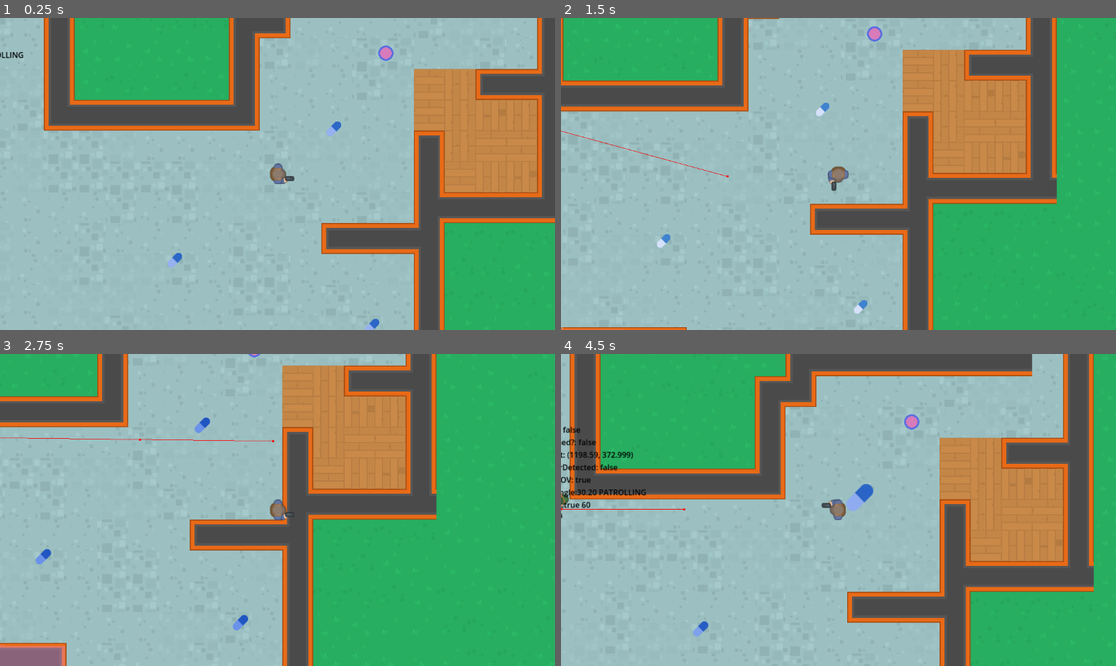
Above: before the commit, frames 1-4 (two rows, left to right).
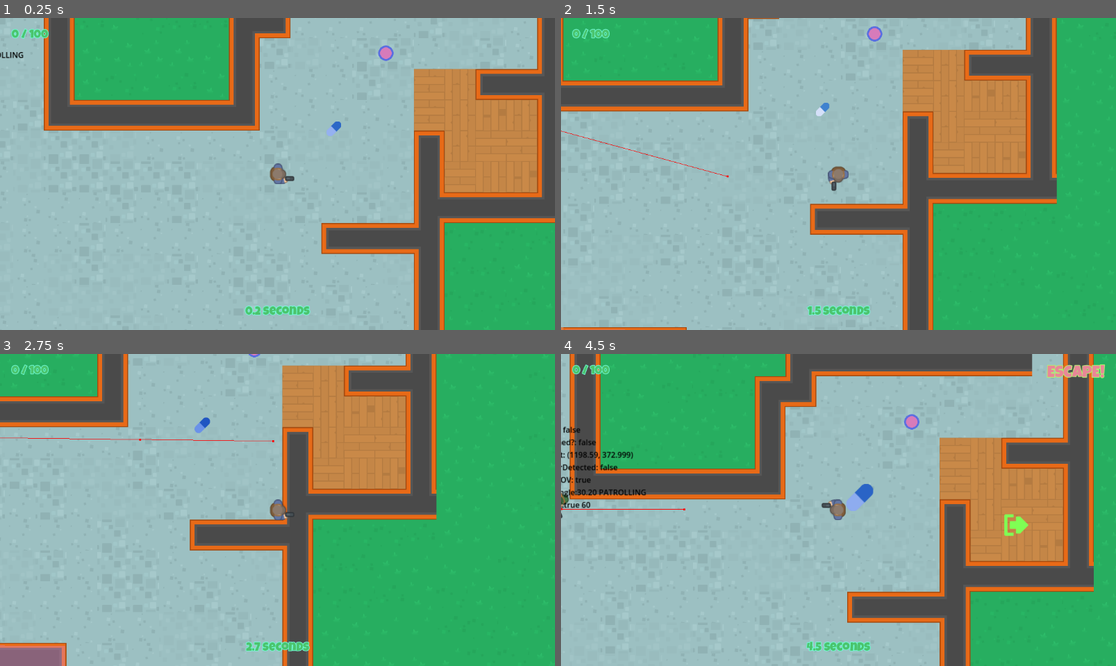
Above: after the commit, the same moments.

Repository: Esque123/Do-Not-Mind-Me
Game: Godot game, scene res://Scenes/level_map/level_map.tscn
Two runs of this game, one before a commit and one after it. Both use one fixed random seed, a clock stepped at 60 frames per second and the inputs below. Sound files missing from this copy of the repository are replaced by a short silence.
Inputs (mouse positions are in pixels of both pictures, inside the frame that each line leads up to):
- Up to frame 1 (0.25 s): no input
- Up to frame 2 (1.5 s): tap Enter at 0.5 s; move the mouse to (960, 158) at 0.52 s; hold Right (right) 0.53-1.28 s; click (960, 158) at 0.6 s; move the mouse to (727, 189) at 1.27 s; hold Down (down) from 1.28 s (still down); click (727, 189) at 1.35 s
- Up to frame 3 (2.75 s): move the mouse to (333, 441) at 2.02 s; release Down (down) at 2.03 s; hold Right (right) from 2.03 s (still down); click (333, 441) at 2.1 s
- Up to frame 4 (4.5 s): move the mouse to (810, 572) at 2.77 s; release Right (right) at 2.78 s; hold Up (up) 2.78-3.53 s; click (810, 572) at 2.85 s; move the mouse to (1005, 556) at 3.52 s; hold Left (left) from 3.53 s (still down); click (1005, 556) at 3.6 s; move the mouse to (672, 463) at 4.27 s; click (672, 463) at 4.35 s

The runs differ from the first frame. In frame 1, 0.6% of the frame differs, in the area x 2-69%, y 3-100%; in frame 2, 0.5%; in frame 3, 0.6%; in frame 4, 1.1%, in the area x 2-98%, y 3-96%.

Commit message:
Game UI

Diff:
--- /dev/null
+++ b/Scenes/game_ui/game_ui.gd
@@ -0,0 +1,31 @@
+extends Control
+
+@onready var score_label = $MC/ScoreLabel
+@onready var exit_label = $MC/ExitLabel
+@onready var time_label = $MC/TimeLabel
+@onready var color_rect = $ColorRect
+@onready var game_over_label = $ColorRect/GameOverLabel
+
+
+var _time: float = 0.0
+
+# Called when the node enters the scene tree for the first time.
+func _ready():
+	SignalManager.on_show_exit.connect(on_show_exit)
+	SignalManager.on_exit.connect(on_exit)
+
+
+# Called every frame. 'delta' is the elapsed time since the previous frame.
+func _process(delta):
+	_time += delta
+	time_label.text = "%.1f seconds" % _time
+
+
+func on_show_exit() -> void:
+	exit_label.show()
+
+
+func on_exit() -> void:
+	set_process(false)
+	color_rect.show()
+	game_over_label.text = "Mission Complete! \n You took %.1f seconds" % _time
--- /dev/null
+++ b/Scenes/game_ui/game_ui.tscn
@@ -0,0 +1,75 @@
+[gd_scene load_steps=4 format=3 uid="uid://yfjddjcnjqld"]
+
+[ext_resource type="LabelSettings" uid="uid://lpq5jrmct51i" path="res://assets/lg_green_24.tres" id="1_hl2v0"]
+[ext_resource type="Script" path="res://Scenes/game_ui/game_ui.gd" id="1_os7wk"]
+[ext_resource type="LabelSettings" uid="uid://dhrvfsgl18cyw" path="res://assets/lg_red_34.tres" id="2_wbh7q"]
+
+[node name="GameUI" type="Control"]
+layout_mode = 3
+anchors_preset = 15
+anchor_right = 1.0
+anchor_bottom = 1.0
+grow_horizontal = 2
+grow_vertical = 2
+script = ExtResource("1_os7wk")
+
+[node name="MC" type="MarginContainer" parent="."]
+layout_mode = 1
+anchors_preset = 15
+anchor_right = 1.0
+anchor_bottom = 1.0
+grow_horizontal = 2
+grow_vertical = 2
+theme_override_constants/margin_left = 24
+theme_override_constants/margin_top = 24
+theme_override_constants/margin_right = 24
+theme_override_constants/margin_bottom = 24
+
+[node name="ScoreLabel" type="Label" parent="MC"]
+layout_mode = 2
+size_flags_horizontal = 0
+size_flags_vertical = 0
+text = "0 / 100"
+label_settings = ExtResource("1_hl2v0")
+
+[node name="ExitLabel" type="Label" parent="MC"]
+visible = false
+layout_mode = 2
+size_flags_horizontal = 8
+size_flags_vertical = 0
+text = "ESCAPE!"
+label_settings = ExtResource("2_wbh7q")
+
+[node name="TimeLabel" type="Label" parent="MC"]
+layout_mode = 2
+size_flags_horizontal = 4
+size_flags_vertical = 8
+text = "1000s
+"
+label_settings = ExtResource("1_hl2v0")
+
+[node name="ColorRect" type="ColorRect" parent="."]
+visible = false
+layout_mode = 1
+anchors_preset = 15
+anchor_right = 1.0
+anchor_bottom = 1.0
+grow_horizontal = 2
+grow_vertical = 2
+color = Color(0.345098, 0.509804, 0.529412, 0.415686)
+
+[node name="GameOverLabel" type="Label" parent="ColorRect"]
+layout_mode = 1
+anchors_preset = 8
+anchor_left = 0.5
+anchor_top = 0.5
+anchor_right = 0.5
+anchor_bottom = 0.5
+offset_left = -48.0
+offset_top = -11.5
+offset_right = 48.0
+offset_bottom = 11.5
+grow_horizontal = 2
+grow_vertical = 2
+text = "MISSION COMPLETE!"
+label_settings = ExtResource("2_wbh7q")
--- a/Scenes/level_map/level_map.tscn
+++ b/Scenes/level_map/level_map.tscn
@@ -12,6 +12,7 @@
 [ext_resource type="PackedScene" uid="uid://ddnmkwa8qddwv" path="res://Scenes/player/player.tscn" id="9_6oy3p"]
 [ext_resource type="PackedScene" uid="uid://dwdwhetkwfdpt" path="res://Scenes/pick_up/pick_up.tscn" id="10_pmsrq"]
 [ext_resource type="PackedScene" uid="uid://njhst7e6hcmf" path="res://Scenes/exit/exit.tscn" id="12_wyvsi"]
+[ext_resource type="PackedScene" uid="uid://yfjddjcnjqld" path="res://Scenes/game_ui/game_ui.tscn" id="13_le1bm"]
 
 [sub_resource type="TileSetAtlasSource" id="TileSetAtlasSource_3p305"]
 texture = ExtResource("1_nruoc")
@@ -461,13 +462,11 @@
 position = Vector2(1562, 444)
 
 [node name="PickUp2" parent="Pickups" instance=ExtResource("10_pmsrq")]
-position = Vector2(1162, 1022)
-
-[node name="PickUp3" parent="Pickups" instance=ExtResource("10_pmsrq")]
-position = Vector2(1641, 854)
-
-[node name="PickUp4" parent="Pickups" instance=ExtResource("10_pmsrq")]
-position = Vector2(1232, 717)
+position = Vector2(1562, 444)
 
 [node name="Exit" parent="." instance=ExtResource("12_wyvsi")]
 position = Vector2(1883, 498)
+
+[node name="CanvasLayer" type="CanvasLayer" parent="."]
+
+[node name="GameUI" parent="CanvasLayer" instance=ExtResource("13_le1bm")]
--- /dev/null
+++ b/assets/lg_green_24.tres
@@ -0,0 +1,10 @@
+[gd_resource type="LabelSettings" load_steps=2 format=3 uid="uid://lpq5jrmct51i"]
+
+[ext_resource type="FontFile" uid="uid://n63dqg613fb1" path="res://assets/fonts/LuckiestGuy-Regular.ttf" id="1_u0l28"]
+
+[resource]
+font = ExtResource("1_u0l28")
+font_size = 24
+font_color = Color(0.294118, 0.768627, 0.427451, 1)
+outline_size = 5
+outline_color = Color(0.45098, 0.996078, 0.866667, 1)
--- /dev/null
+++ b/assets/lg_red_34.tres
@@ -0,0 +1,10 @@
+[gd_resource type="LabelSettings" load_steps=2 format=3 uid="uid://dhrvfsgl18cyw"]
+
+[ext_resource type="FontFile" uid="uid://n63dqg613fb1" path="res://assets/fonts/LuckiestGuy-Regular.ttf" id="1_7au1g"]
+
+[resource]
+font = ExtResource("1_7au1g")
+font_size = 34
+font_color = Color(0.913725, 0.529412, 0.592157, 1)
+outline_size = 5
+outline_color = Color(0.678431, 0.988235, 0.431373, 1)
--- a/npc/npc.gd
+++ b/npc/npc.gd
@@ -35,6 +35,7 @@
 var _current_wp: int = 0
 var _player_ref: Player
 var _state: ENEMY_STATE = ENEMY_STATE.PATROLLING
+var _dbug_mode: bool = false
 
 
 # Called when the node enters the scene tree for the first time.
Not shown: 1 places in Scenes/level_map/level_map.tscn that only renumber resources
